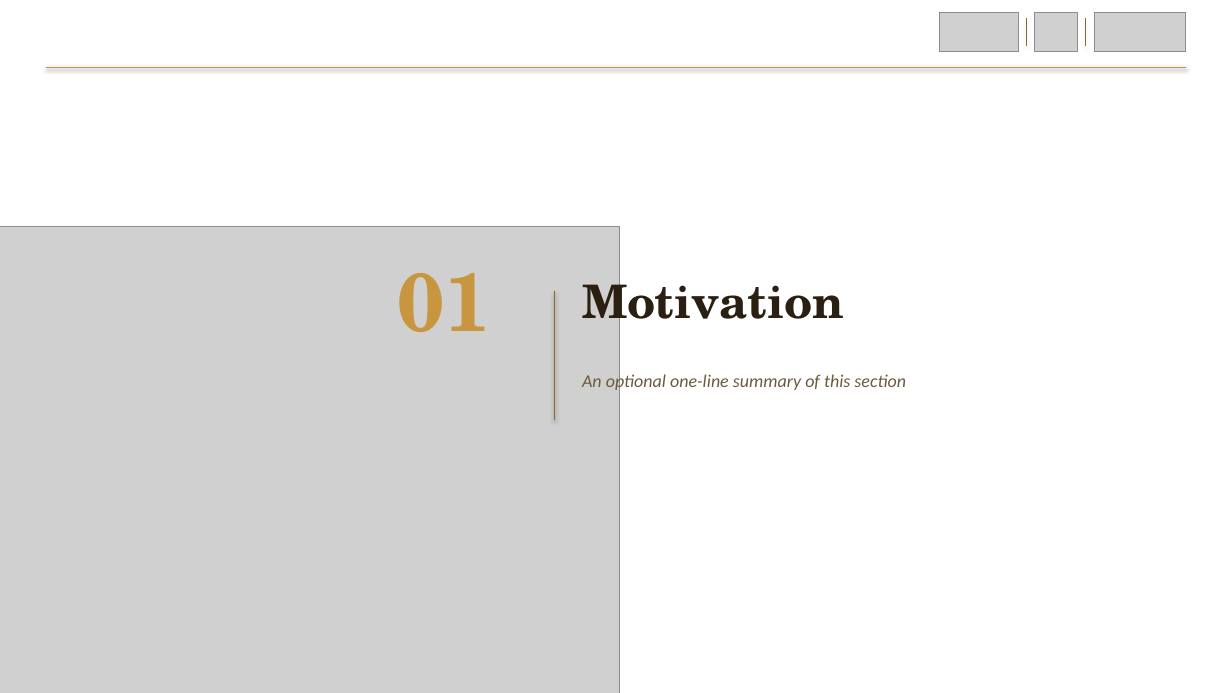
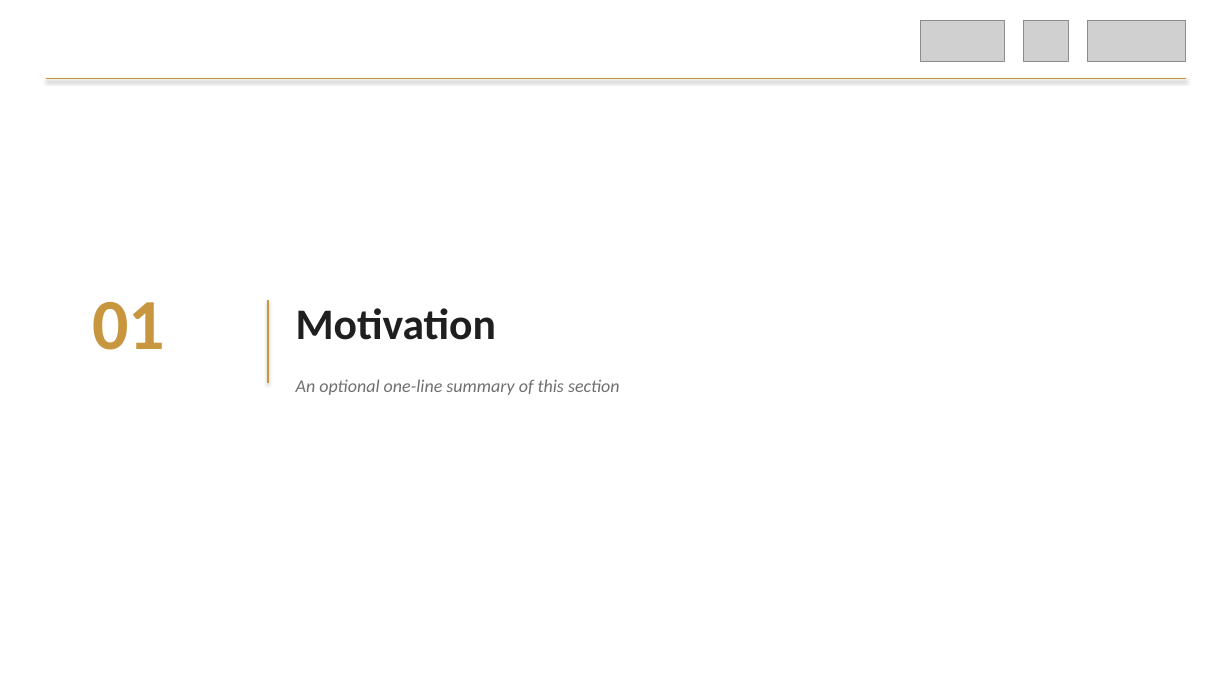
Before and after one commit to preordinary/KCLNLP_SlidesTemplate, a slide deck: slide 2 of templates/tree_yellow_texture/KCLNLP_TreeYellow.pptx. Drawn at 1232x693 pixels with LibreOffice and Linux fonts; fonts in the diff are those of the drawing; grey boxes stand for pictures; background and template pictures are left out. Boxes give left, top, right and bottom in pixels: in the first picture for what was removed or moved away, otherwise in the second. Text is boxed around its words. In the diff, an @@ line names an element or a change of style, - is before the commit and + after.

```diff
--- a/templates/tree_yellow_texture/KCLNLP_TreeYellow.pptx
+++ b/templates/tree_yellow_texture/KCLNLP_TreeYellow.pptx
@@ picture: place and size @@
-picture at bbox=[940, 13, 1019, 52]
+picture at bbox=[921, 20, 1005, 62]
@@ picture: place and size @@
-picture at bbox=[1035, 13, 1078, 52]
+picture at bbox=[1023, 20, 1069, 62]
@@ line removed from (1027, 18) to (1027, 46) @@
@@ picture: place and size @@
-picture at bbox=[1094, 13, 1186, 52]
+picture at bbox=[1088, 20, 1186, 62]
@@ line moved from (46, 67) - (1186, 67) to (46, 79) - (1186, 79) @@
@@ picture removed at bbox=[0, 226, 619, 693] @@
@@ text "01": place and size @@
-text "01" at bbox=[397, 273, 491, 332]
+text "01" at bbox=[92, 302, 165, 350]
@@ text "01" at bbox=[92, 302, 165, 350]: size 64 to 56 pt, font TeX Gyre Schola to Calibri @@
@@ text "Motivation": place and size @@
-text "Motivation" at bbox=[582, 272, 844, 334]
+text "Motivation" at bbox=[296, 308, 496, 340]
@@ text "Motivation" at bbox=[296, 308, 496, 340]: size 36 to 34 pt, font TeX Gyre Schola to Calibri, text colour #2B1F12 to #1F1F1F @@
@@ line removed from (555, 291) to (555, 421) @@
@@ line moved from (1086, 18) - (1086, 46) to (268, 300) - (268, 384) @@
@@ line (268, 300) - (268, 384): stroke #8A6A2E 0.31 pt to #C8963E 1 pt @@
@@ text "An optional one-line summary of ...": place and size @@
-text "An optional one-line summary of ..." at bbox=[582, 372, 906, 392]
+text "An optional one-line summary of ..." at bbox=[296, 379, 620, 395]
@@ text "An optional one-line summary of ..." at bbox=[296, 379, 620, 395]: text colour #6E5A3C to #707070 @@
```
Also in this commit, not shown: 4 other slides changed, 6 other files.
